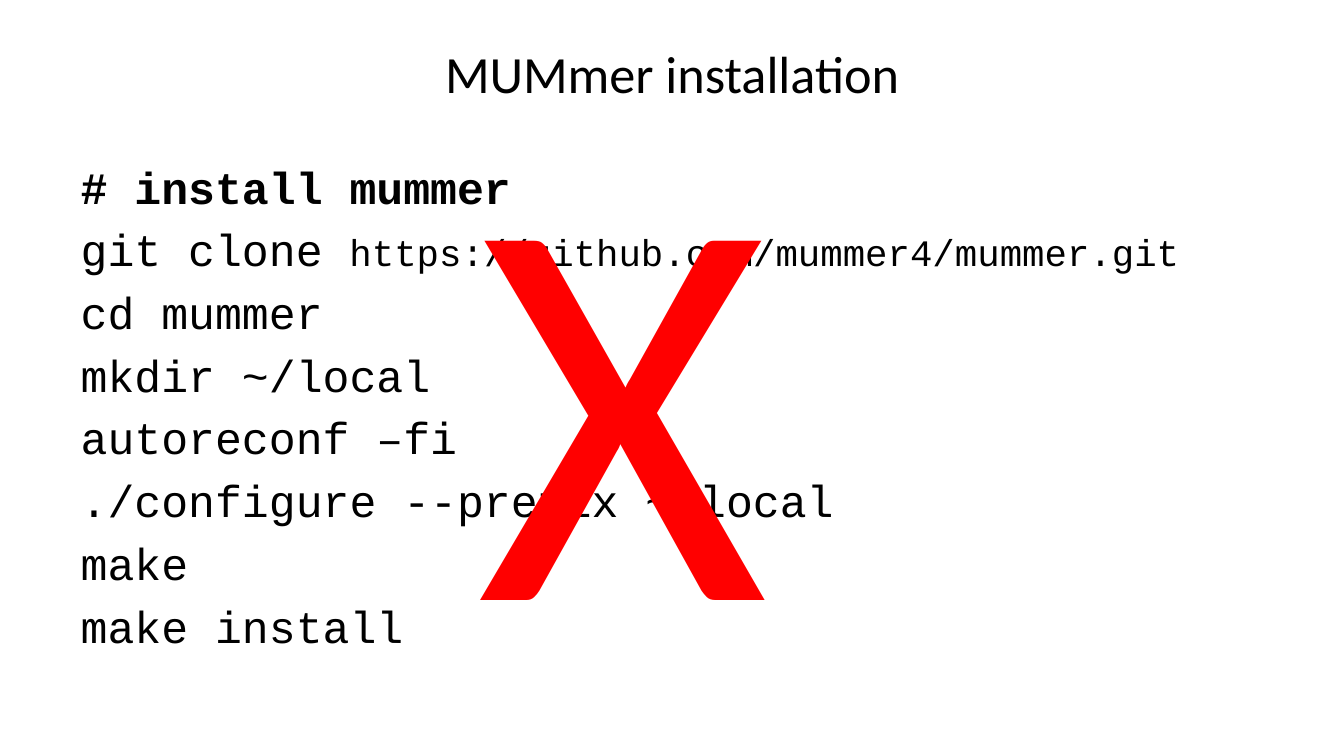
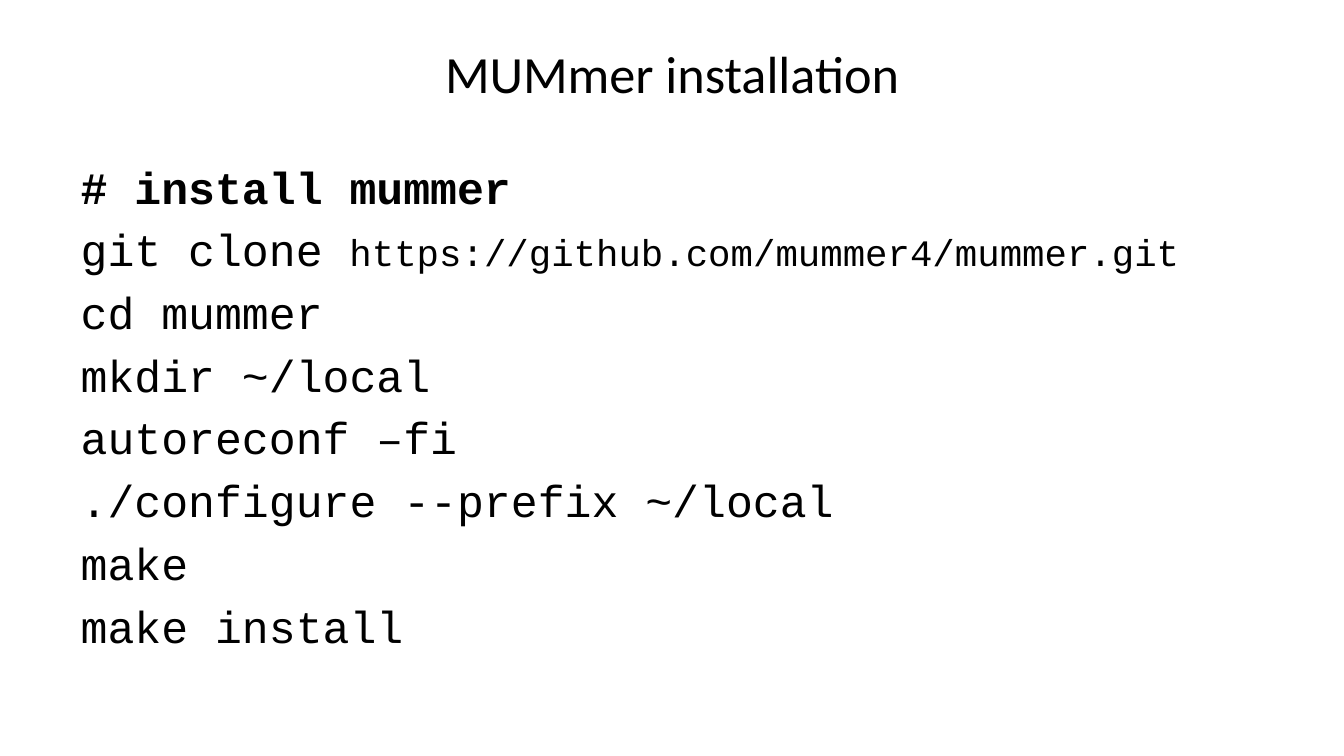
Before and after one commit to liu3zhenlab/teaching, a slide deck: slide 3 of PLPTH813Bioinformatis/2025/2_lab/lab03_alignment.pptx. Drawn at 1344x756 pixels with LibreOffice and Linux fonts; fonts in the diff are those of the drawing. Boxes give left, top, right and bottom in pixels: in the first picture for what was removed or moved away, otherwise in the second. Text is boxed around its words. In the diff, an @@ line names an element or a change of style, - is before the commit and + after.

```diff
--- a/PLPTH813Bioinformatis/2025/2_lab/lab03_alignment.pptx
+++ b/PLPTH813Bioinformatis/2025/2_lab/lab03_alignment.pptx
@@ text removed at [477, 180, 768, 600] @@
-X
```
Also in this commit, not shown: 1 other slide changed, 5 other files.
